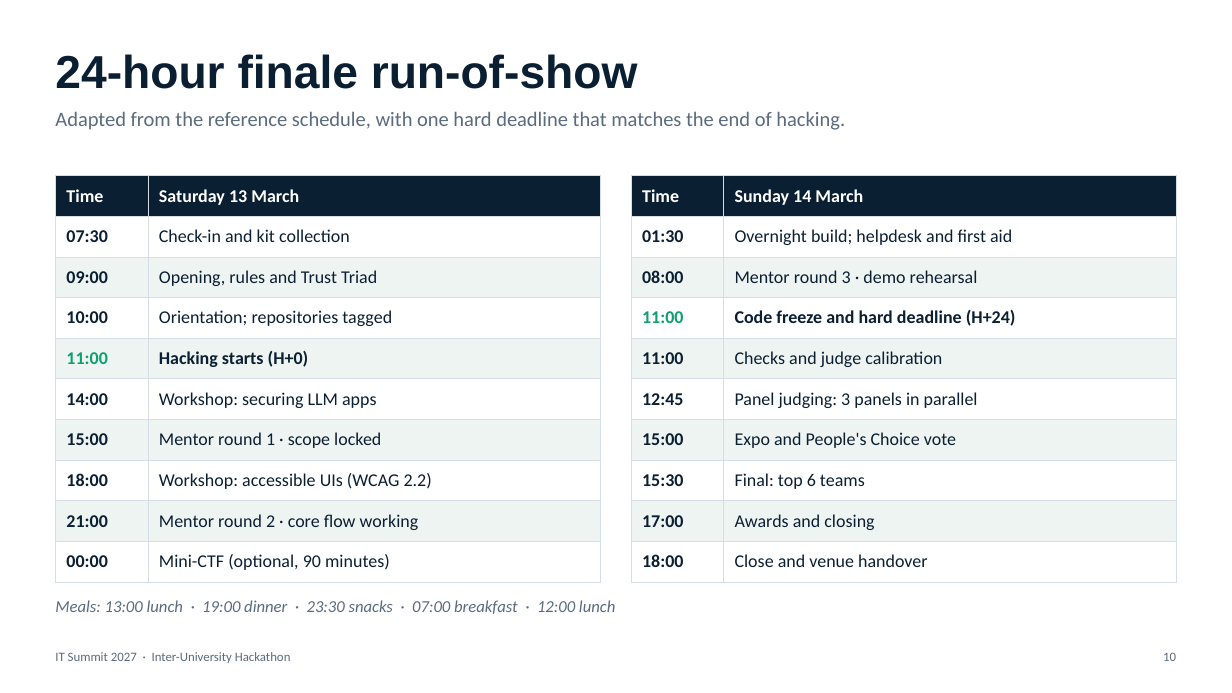
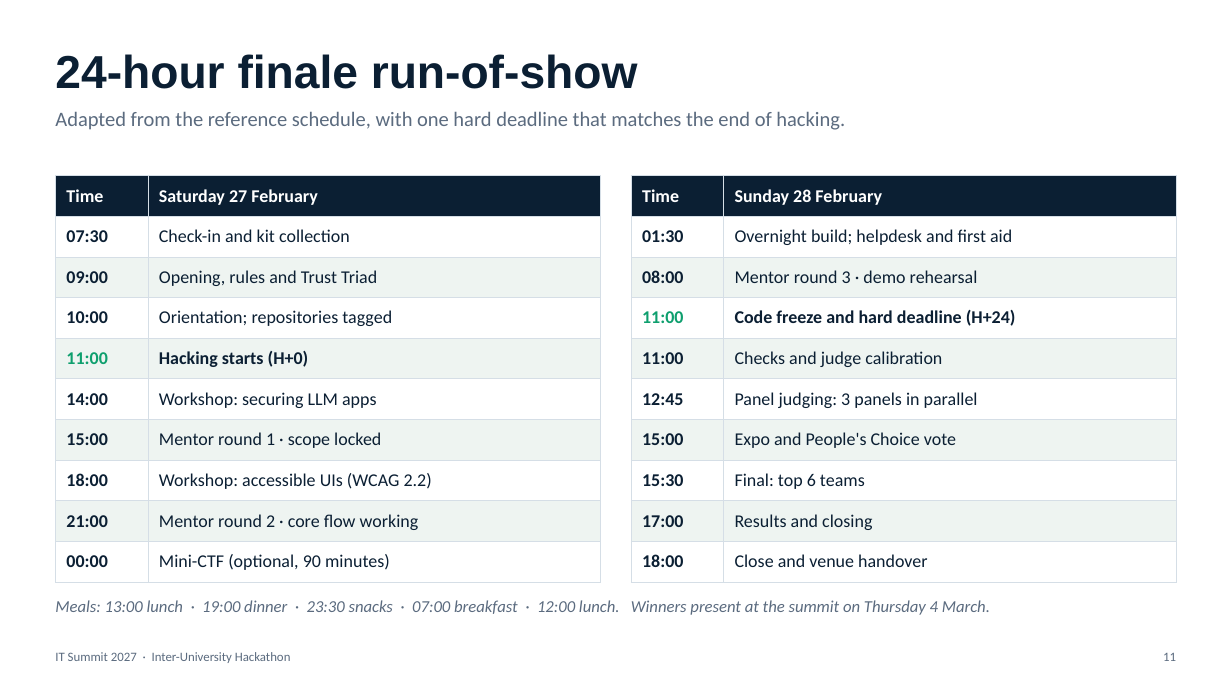
Before and after one commit to behlmohit30-pixel/ckaPrep01, a slide deck: slide 11 of it-summit-2027/IT_Summit_2027_Hackathon_Proposal.pptx (slide 10 before the commit). Drawn at 1232x693 pixels with LibreOffice and Linux fonts; fonts in the diff are those of the drawing. Boxes give left, top, right and bottom in pixels: in the first picture for what was removed or moved away, otherwise in the second. Text is boxed around its words. In the diff, an @@ line names an element or a change of style, - is before the commit and + after.

```diff
--- a/it-summit-2027/IT_Summit_2027_Hackathon_Proposal.pptx
+++ b/it-summit-2027/IT_Summit_2027_Hackathon_Proposal.pptx
@@ table at [55, 176, 601, 574] @@
-row 1, column 2: Saturday 13 March
+row 1, column 2: Saturday 27 February
@@ table at [631, 176, 1177, 571] @@
-row 1, column 2: Sunday 14 March
+row 1, column 2: Sunday 28 February
-row 9, column 2: Awards and closing
+row 9, column 2: Results and closing
@@ text at [55, 600, 990, 615]: text changed @@
-Meals: 13:00 lunch · 19:00 dinner · 23:30 snacks · 07:00 breakfast · 12:00 lunch
+Meals: 13:00 lunch · 19:00 dinner · 23:30 snacks · 07:00 breakfast · 12:00 lunch. Winners present at the summit on Thursday 4 March.
@@ page number at [1163, 653, 1176, 661]: text changed @@
-10
+11
```
Also in this commit, not shown: 11 other slides changed, 1 slide added, 5 other files.
